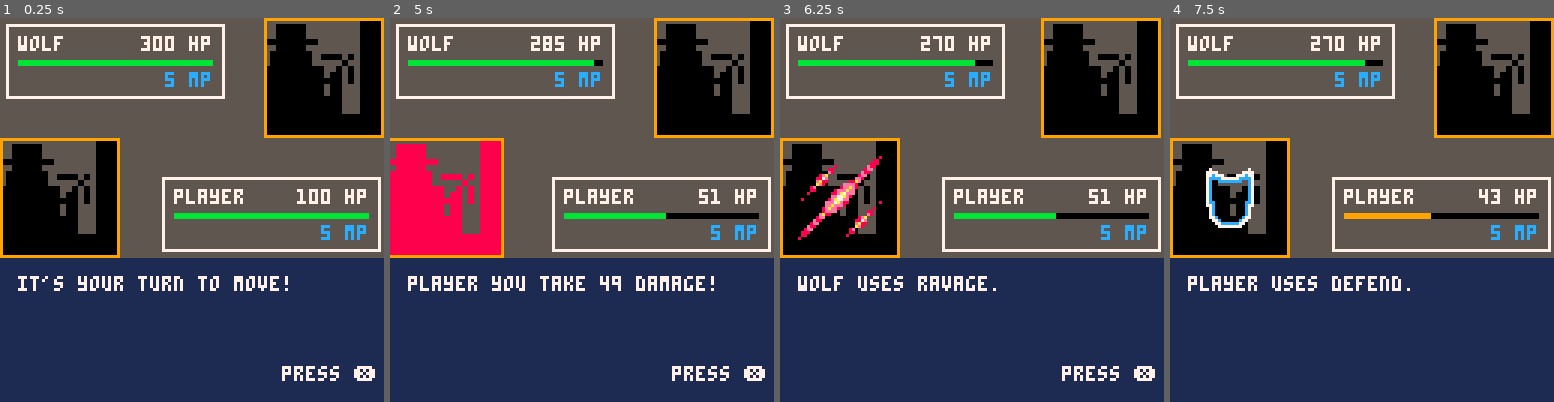
Above: before the commit, frames 1-4 (left to right).
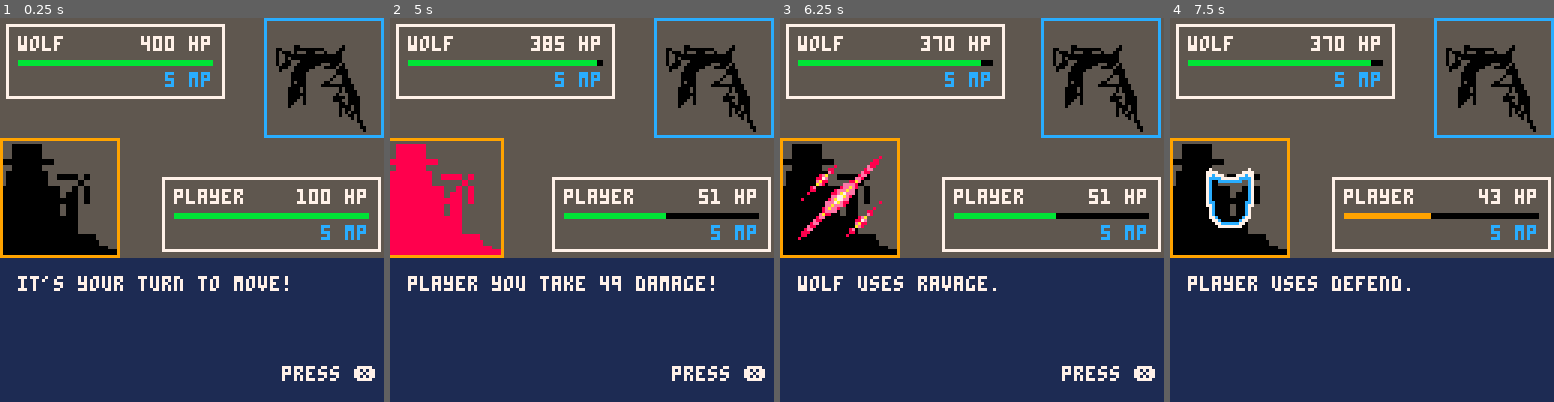
Above: after the commit, the same moments.

Repository: pixegami/wolfhunter
Game: PICO-8 cartridge moonshot.p8
Same seed, same stepped clock (60 frames per second), same inputs: the game is played once before the commit and once after it.
Inputs:
- Up to frame 1 (0.25 s): no input
- Up to frame 2 (5 s): tap O (Z key) at 0.33, 0.7, 1.43, 2.22, 3.1, 3.98, 4.87 s; tap X (X key) at 1.07, 2.07, 2.4, 2.73, 3.07, 3.4, 3.73, 4.07, 4.4, 4.73 s; hold Left 1.97-2.37 s; hold Down 2.42-2.82 s; hold Right 2.87-3.53 s; hold Up 3.58-4.08 s; hold Right 4.13-4.53 s; hold Down from 4.58 s (still down)
- Up to frame 3 (6.25 s): tap X (X key) every 0.33 s from 5.07 to 6.07 s; release Down at 5.08 s; hold Left 5.13-5.8 s; tap O (Z key) at 5.75 s; hold Up 5.85-6.18 s; hold Left from 6.23 s (still down)
- Up to frame 4 (7.5 s): tap X (X key) every 0.33 s from 6.4 to 7.4 s; release Left at 6.63 s; tap O (Z key) at 6.63 s; hold Down 6.68-7.08 s; hold Right from 7.13 s (still down)

The runs differ from the first frame. In frame 1, 8.5% of the frame differs, in the area x 25-100%, y 0-61%; in frame 2, 8.5%; in frame 3, 8.5%; in frame 4, 8.5%.

Commit message:
Refined items. Added immunity mechanic.

Diff:
--- a/moonshot.p8
+++ b/moonshot.p8
@@ -19,11 +19,11 @@
 
   -- create player controlled unit
   local player_events = {"menu"}
-  local player_items = {"potion", "silver sword", "gun"}
+  local player_items = {"shuriken", "elixir", "silver knife"}
   local player = new_unit("player", 100, player_events, player_items)
 
   -- create enemy unit
-  local enemy = new_unit("wolf", 300, {"slash", "dark charge", "strong defend", "raging strike", "ravage", "cleave"})
+  local enemy = new_unit("wolf", 400, {"slash", "dark charge", "strong defend", "raging strike", "ravage", "cleave"})
 
   local state = {
     player = player,
@@ -400,6 +400,12 @@
     if name == "cleave" then
       head_event:chain_add(new_info_event("a third of "..target.name.."'s life is dealt as damage."))
       damage = ceil(target.hp * 0.33)
+    end
+
+    -- resolve shuriken
+    if name == "shuriken" then
+      head_event:chain_add(new_info_event("a quarter of "..target.name.."'s life is dealt as damage."))
+      damage = ceil(target.hp * 0.25)
     end
 
     -- resolve vulnerability.
@@ -424,6 +430,16 @@
       end
     end
 
+    -- resolve wolf immunity
+    if target.name == "wolf" and damage > target.hp and name ~= "silver knife" then
+      damage = min(target.hp - 1, damage)
+      if damage == 0 then
+        local immune_event = new_info_event(target.name.." cannot be killed by "..name.."!", true)
+        immune_event.action = function(this) target.vfx_animation = new_shield_animation() end
+        head_event:chain_add(immune_event)
+      end
+    end
+
     -- resolve the damage.
     if damage > 0 then
       -- play attack vfx only if attack hits
@@ -577,9 +593,9 @@
   if event_id == "heal" then return as_spell(unit, new_heal_event(event_id, unit, 35)) end
 
   -- player items
-  if event_id == "potion" then return as_item(event_id, unit, new_mana_event(event_id, unit, 5)) end
-  if event_id == "silver sword" then return as_item(event_id, unit, new_attack_event(event_id, unit, target, 12)) end
-  if event_id == "gun" then return as_item(event_id, unit, new_attack_event(event_id, unit, target, 12)) end
+  if event_id == "elixir" then return as_item(event_id, unit, new_mana_event(event_id, unit, 5)) end
+  if event_id == "shuriken" then return as_item(event_id, unit, new_attack_event(event_id, unit, target, 0)) end
+  if event_id == "silver knife" then return as_item(event_id, unit, new_attack_event(event_id, unit, target, 5)) end
 
   -- boss moves
   if event_id == "slash" then return new_attack_event(event_id, unit, target, 12) end
@@ -598,8 +614,12 @@
   local descriptions = {
     spark = "causes enemy to miss attacks",
     fireball = "ignores blocking defense",
-    heal = "heals hp and stops bleeding"
+    heal = "heals hp and stops bleeding",
+    elixir = "recovers 5 mana",
+    shuriken = "damages 25% hp",
   }
+
+  descriptions["silver knife"] = "deal 5 fatal damage"
 
   if descriptions[event_id] ~= nil then
     return descriptions[event_id]
@@ -765,6 +785,7 @@
   if name == "defend" then return new_shield_animation() end
   if name == "strong defend" then return new_shield_animation() end
   if name == "block" then return new_shield_animation() end
+  if name == "silver knife" then return new_blue_slash_animation() end
 
   return new_generic_attack_animation()
 end
@@ -1053,7 +1074,9 @@
   end
 
   -- draw the unit and reset the palettes
-  if is_visible then spr(1, anim_spr_x, anim_spr_y, spr_blocks, spr_blocks) end -- draw player sprite
+  local spr_id = 1
+  if unit.name == "wolf" then spr_id = 132 end
+  if is_visible then spr(spr_id, anim_spr_x, anim_spr_y, spr_blocks, spr_blocks) end -- draw player sprite
   pal() -- reset palette
 
   -- draw the vfx on top of the unit
Not shown, changed: 78 lines of the sprite sheet (__gfx__) section of moonshot.p8
